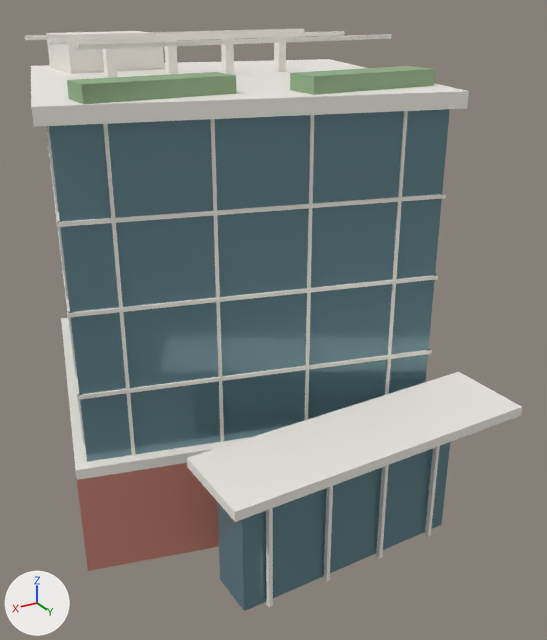
Two versions of the glTF model assets/models/hoi.glb, one commit apart.
One viewpoint serves both versions: a 50 mm camera at (13.9, 27.3, 19.5) aimed at (-0.8, 2.8, 7.2). Lighting does not change. The marker at lower left points along +X, +Y and +Z. The older version comes first. Where no turn or scale is listed for an object, it has been applied to the vertices. Vertices at exactly the same position are counted once.

Names of what the first picture shows: 'HOI_atrium', 'HOI_band', 'HOI_canopy', 'HOI_glass', 'HOI_mull_ent_0', 'HOI_mull_ent_1', 'HOI_mull_ent_2', 'HOI_mull_ent_3', 'HOI_pergola_beam_0', 'HOI_pergola_beam_1', 'HOI_pergola_beam_2', 'HOI_pergola_col_0', 'HOI_pergola_col_1', 'HOI_pergola_col_2', 'HOI_pergola_col_3', 'HOI_planter_0', 'HOI_planter_1', 'HOI_podium', 'HOI_roof_plant', 'HOI_roof_slab', 'HOI_transom_0_2', 'HOI_transom_1_2', 'HOI_transom_2_2' and 8 more.
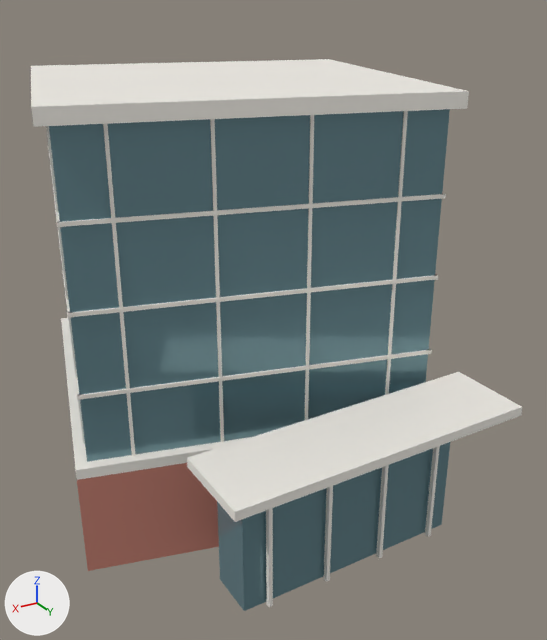
What changed in the scene script:
```text
Change me_cube_035:
    remove me_cube_035.from_pydata(...)  # 8 vertices, 12 faces; spans x -6.0..6.0, y -0.08..0.08, z -0.08..0.08
    add me_cube_035.from_pydata(...)  # 8 vertices, 12 faces; spans x -0.5..0.5, y -0.5..0.5, z -0.5..0.5
    me_cube_035 part 2: the whole mesh is scaled about its middle by (0.0833, 6.67, 6.67)
Change me_cube_034:
    remove me_cube_034.from_pydata(...)  # 8 vertices, 12 faces; spans x -0.175..0.175, y -0.175..0.175, z -0.7..0.7
    remove me_cube_034.materials.append(mat_hoi_white)  # white #f3f0e8
    add me_cube_034.from_pydata(...)  # 8 vertices, 12 faces; spans x -0.5..0.5, y -0.5..0.5, z -0.5..0.5
    me_cube_034 part 1: the whole mesh is scaled about its middle by (2.86, 2.86, 0.714)
    add me_cube_034.materials.append(mat_hoi_glass)  # cyan #6f939b
Change me_cube_039:
    remove me_cube_039.from_pydata(...)  # 8 vertices, 12 faces; spans x -2.5..2.5, y -0.7..0.7, z -0.28..0.28
    remove me_cube_039.materials.append(mat_hoi_green)  # greyish green #90ad86
    add me_cube_039.from_pydata(...)  # 8 vertices, 12 faces; spans x -0.5..0.5, y -0.5..0.5, z -0.5..0.5
    me_cube_039 part 6: the whole mesh is scaled about its middle by (0.2, 0.714, 1.82)
    add me_cube_039.materials.append(mat_hoi_white)  # white #f3f0e8
Change ob_hoi_atrium:
    ob_hoi_atrium: bpy.data.objects.new('HOI_atrium', me_cube_041) -> bpy.data.objects.new('HOI_atrium', me_cube_034)
Change ob_hoi_canopy:
    ob_hoi_canopy: bpy.data.objects.new('HOI_canopy', me_cube_042) -> bpy.data.objects.new('HOI_canopy', me_cube_035)
Change ob_hoi_mull_ent_3:
    ob_hoi_mull_ent_3: bpy.data.objects.new('HOI_mull_ent_3', me_cube_046) -> bpy.data.objects.new('HOI_mull_ent_3', me_cube_039)
Remove ob_hoi_pergola_beam_0:
    ob_hoi_pergola_beam_0 = bpy.data.objects.new('HOI_pergola_beam_0', me_cube_035)
    ob_hoi_pergola_beam_0.location = (0.49, -2.54, 18.0)
Remove ob_hoi_pergola_beam_1:
    ob_hoi_pergola_beam_1 = bpy.data.objects.new('HOI_pergola_beam_1', me_cube_036)
    ob_hoi_pergola_beam_1.location = (0.49, 0.46, 18.0)
Remove ob_hoi_pergola_beam_2:
    ob_hoi_pergola_beam_2 = bpy.data.objects.new('HOI_pergola_beam_2', me_cube_037)
    ob_hoi_pergola_beam_2.location = (0.49, 3.46, 18.0)
Remove ob_hoi_pergola_col_0:
    ob_hoi_pergola_col_0 = bpy.data.objects.new('HOI_pergola_col_0', me_cube_031)
    ob_hoi_pergola_col_0.location = (-3.11, -0.54, 17.25)
Remove ob_hoi_pergola_col_1:
    ob_hoi_pergola_col_1 = bpy.data.objects.new('HOI_pergola_col_1', me_cube_032)
    ob_hoi_pergola_col_1.location = (-0.71, -0.54, 17.25)
Remove ob_hoi_pergola_col_2:
    ob_hoi_pergola_col_2 = bpy.data.objects.new('HOI_pergola_col_2', me_cube_033)
    ob_hoi_pergola_col_2.location = (1.69, -0.54, 17.25)
Remove ob_hoi_pergola_col_3:
    ob_hoi_pergola_col_3 = bpy.data.objects.new('HOI_pergola_col_3', me_cube_034)
    ob_hoi_pergola_col_3.location = (4.09, -0.54, 17.25)
Remove ob_hoi_planter_0:
    ob_hoi_planter_0 = bpy.data.objects.new('HOI_planter_0', me_cube_038)
    ob_hoi_planter_0.location = (-2.45, 5.97, 16.83)
Remove ob_hoi_planter_1:
    ob_hoi_planter_1 = bpy.data.objects.new('HOI_planter_1', me_cube_039)
    ob_hoi_planter_1.location = (4.49, 4.46, 16.83)
Remove ob_hoi_roof_plant:
    ob_hoi_roof_plant = bpy.data.objects.new('HOI_roof_plant', me_cube_040)
    ob_hoi_roof_plant.location = (2.49, -5.54, 17.25)
```

Where the change shows, as pixel boxes [x1, y1, x2, y2] in the pictures (547 x 640 px; the box of a moved part takes in the faces that stretch with it):
'HOI_planter_1', deleted
    before: [67, 72, 237, 104]
'HOI_planter_0', deleted
    before: [290, 66, 435, 95]
'HOI_roof_plant', deleted
    before: [46, 31, 164, 74]
'HOI_pergola_beam_2', deleted
    before: [76, 34, 392, 50]
'HOI_pergola_beam_1', deleted
    before: [48, 31, 345, 44]
'HOI_pergola_beam_0', deleted
    before: [25, 29, 304, 40]
'HOI_pergola_col_1', deleted
    before: [221, 39, 234, 75]
'HOI_pergola_col_0', deleted
    before: [274, 37, 286, 72]
'HOI_pergola_col_3', deleted
    before: [103, 42, 117, 78]
'HOI_pergola_col_2', deleted
    before: [164, 46, 178, 75]
part 1 of me_cube_034, moved or reshaped
    before: [103, 42, 117, 78]
    after: [217, 442, 450, 611]
part 2 of me_cube_035, moved or reshaped
    before: [25, 29, 304, 40]
    after: [187, 372, 522, 522]
part 3 of me_cube_036, moved or reshaped
    before: [48, 31, 345, 44]
    after: [425, 446, 440, 537]
part 4 of me_cube_037, moved or reshaped
    before: [76, 34, 392, 50]
    after: [376, 465, 389, 558]
part 5 of me_cube_038, moved or reshaped
    before: [290, 66, 435, 95]
    after: [324, 486, 333, 582]
part 6 of me_cube_039, moved or reshaped
    before: [67, 72, 237, 104]
    after: [266, 508, 273, 607]
